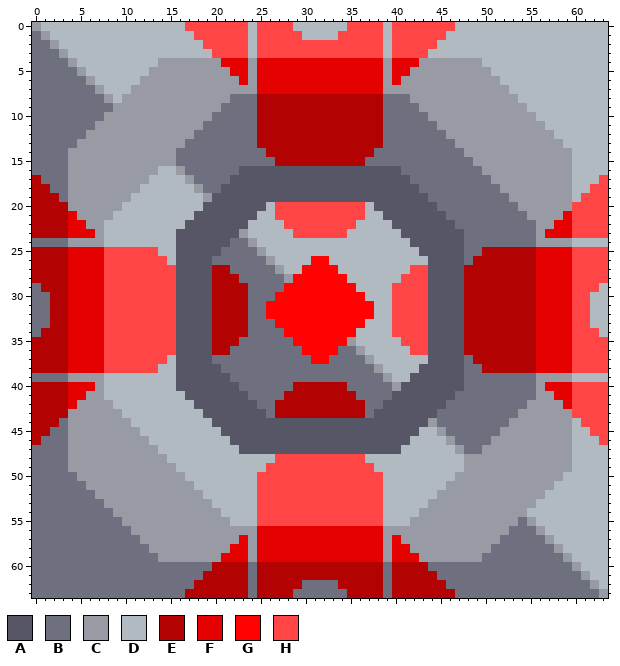
One commit to this pixel-art sprite: sprites/blocks/geothermal_melter.png. The first picture shows the starting point.
The file is 64x64 pixels.
Palette (. is transparent): A #565666  B #6e7080  C #989aa4  D #b0bac0  E #b30202  F #e50100  G #ff0201  H #ff4545
After:
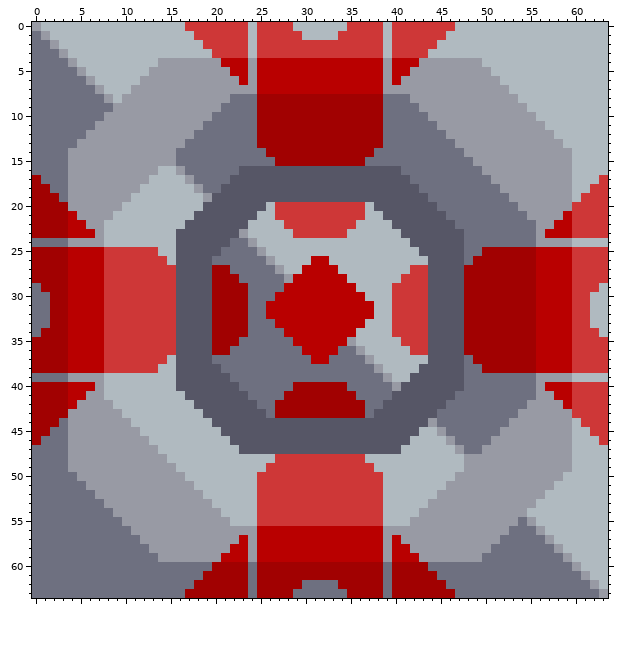
From old to new:
colour E: #b30202 -> #a10101
colour F: #e50100 -> #b90000
colour H: #ff4545 -> #ce3737
y 26: x 31..32 GG -> FF
y 27: x 30..33 GGGG -> FFFF
y 28: x 29..34 GGGGGG -> FFFFFF
y 29: x 28..35 GGGGGGGG -> FFFFFFFF
y 30: x 27..36 GGGGGGGGGG -> FFFFFFFFFF
y 31..32: x 26..37 GGGGGGGGGGGG -> FFFFFFFFFFFF
y 33: x 27..36 GGGGGGGGGG -> FFFFFFFFFF
y 34: x 28..35 GGGGGGGG -> FFFFFFFF
y 35: x 29..34 GGGGGG -> FFFFFF
y 36: x 30..33 GGGG -> FFFF
y 37: x 31..32 GG -> FF
Where, in picture pixels (left, top, right, bottom), the same in both pictures:
changed: (32, 22, 455, 445)
changed: (464, 175, 608, 445)
changed: (185, 454, 455, 598)
